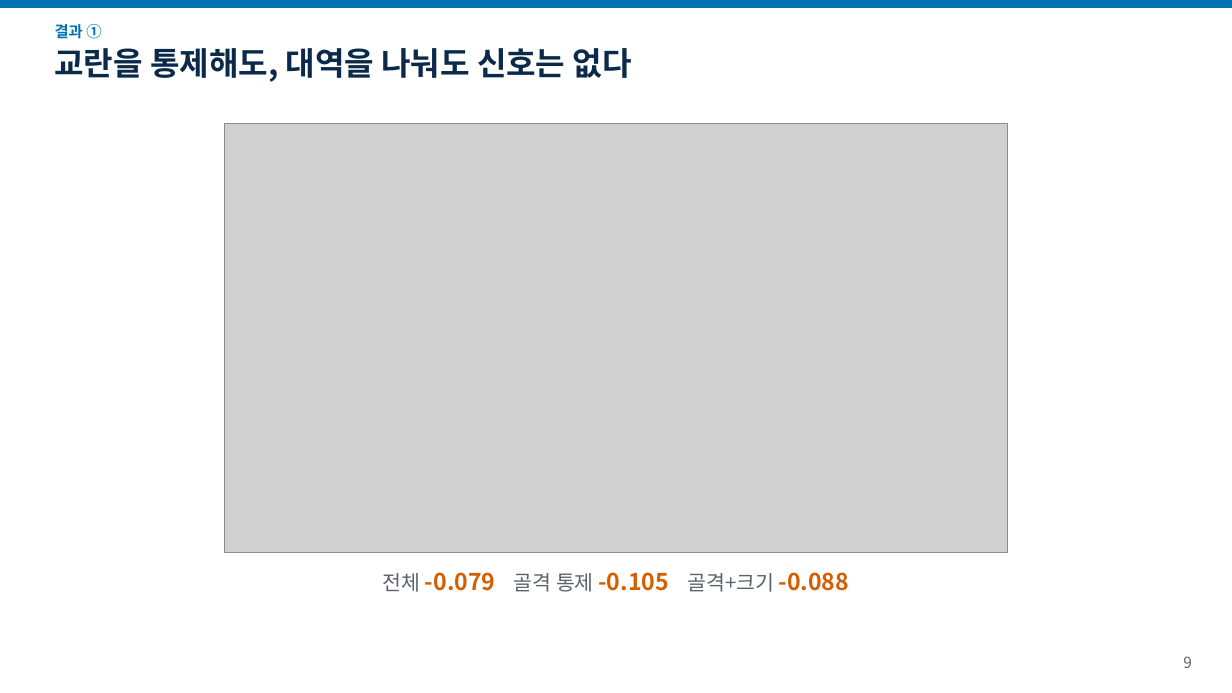
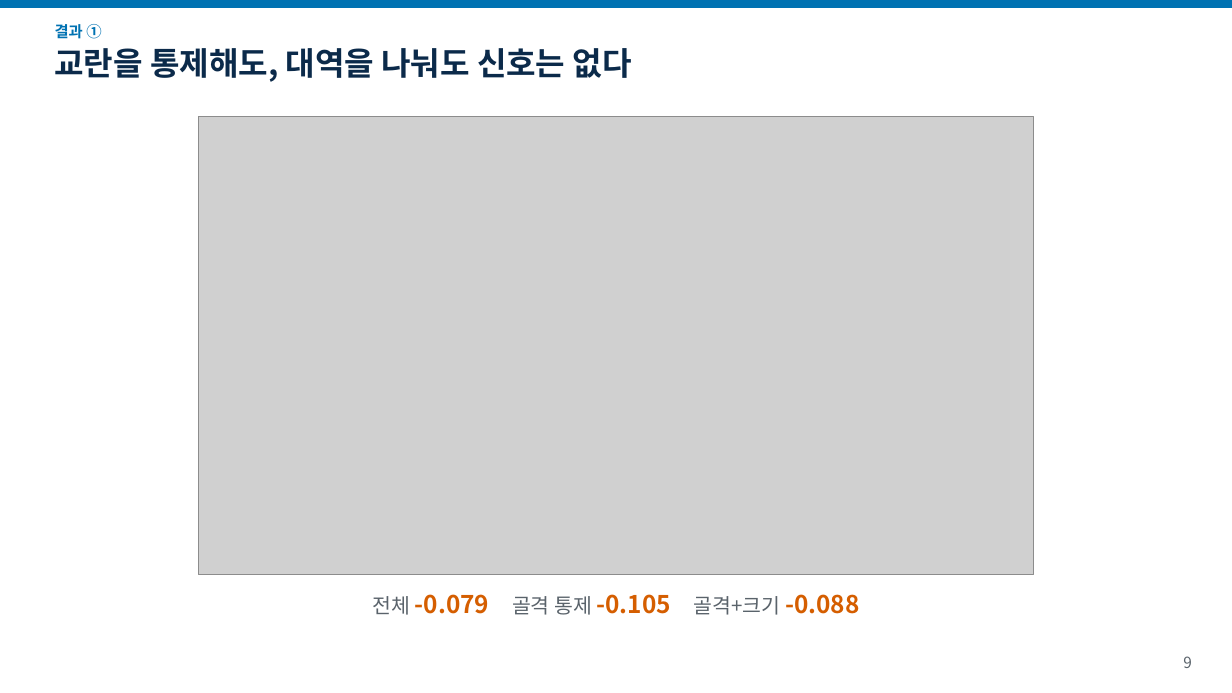
Before and after one commit to fourmodern/2026_aidrugdiscovery, a slide deck: slide 9 of Day06_LLM_Agent/pde5_harness/sample_run/report/docs/talk_16x9.pptx. Drawn at 1232x693 pixels with LibreOffice and Linux fonts; fonts in the diff are those of the drawing; grey boxes stand for pictures. Boxes give left, top, right and bottom in pixels: in the first picture for what was removed or moved away, otherwise in the second. Text is boxed around its words. In the diff, an @@ line names an element or a change of style, - is before the commit and + after.

```diff
--- a/Day06_LLM_Agent/pde5_harness/sample_run/report/docs/talk_16x9.pptx
+++ b/Day06_LLM_Agent/pde5_harness/sample_run/report/docs/talk_16x9.pptx
@@ picture: place and size @@
-picture at (225, 124, 1007, 554)
+picture at (199, 116, 1034, 575)
@@ text "전체 -0.079 골격 통제 -0.105 ...": place and size @@
-text "전체 -0.079 골격 통제 -0.105 ..." at (383, 572, 850, 592)
+text "전체 -0.079 골격 통제 -0.105 ..." at (373, 594, 859, 615)
@@ text "전체 -0.079 골격 통제 -0.105 ..." at (373, 594, 859, 615): size 18 to 19 pt in "-0.079 -0.105 -0.088" @@
```
Also in this commit, not shown: 7 other slides changed, 4 slides added, 4 slides removed, 25 other files.
